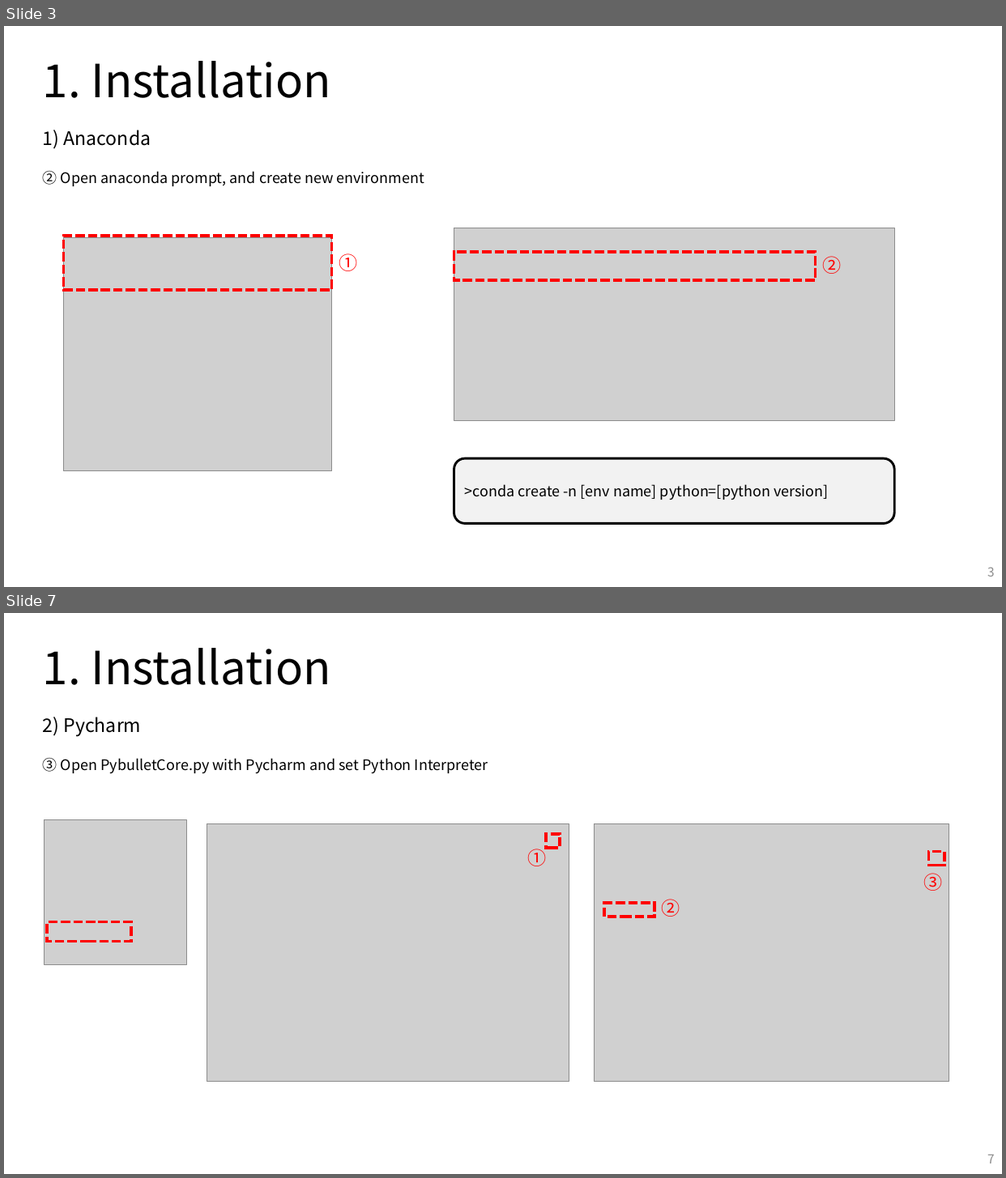
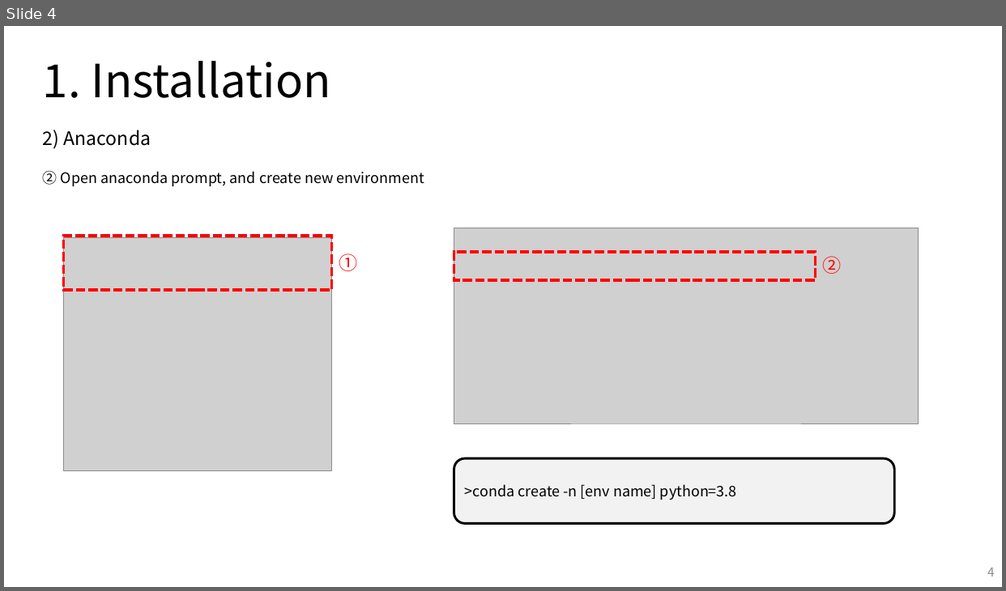
Before and after one commit to 0LYS0/mech439_pybullet, a slide deck: manual/Manual.pptx. Shown one above the other, each under a label of ours: slides 3 and 7 before the commit, slide 4 after it; the slides between them are not shown. The pictures are 1006x1178 and 1006x591 pixels, drawn with LibreOffice and Linux fonts; fonts in the diff are those of the drawing; grey boxes stand for pictures; background and template pictures are left out. Boxes give left, top, right and bottom in pixels: in the first picture for what was removed or moved away, otherwise in the second. Text is boxed around its words. In the diff, an @@ line names an element or a change of style, - is before the commit and + after.

```diff
--- a/manual/Manual.pptx
+++ b/manual/Manual.pptx
@@ slide 7 removed at box(4, 613, 1002, 1174), background #FFFFFF @@
@@ text removed at box(43, 648, 331, 685) @@
-1. Installation
@@ text removed at box(43, 717, 142, 736) @@
-2) Pycharm
@@ text removed at box(43, 758, 488, 773) @@
-③ Open PybulletCore.py with Pycharm and set Python Interpreter
@@ picture removed at box(44, 820, 187, 965) @@
@@ picture removed at box(206, 824, 569, 1082) @@
@@ picture removed at box(594, 824, 948, 1082) @@
@@ text removed at box(528, 846, 547, 867) @@
-①
@@ rectangle removed at box(546, 834, 560, 847) @@
@@ rectangle removed at box(928, 852, 944, 865) @@
@@ text removed at box(924, 873, 943, 891) @@
-③
@@ rectangle removed at box(604, 904, 654, 917) @@
@@ text removed at box(662, 899, 680, 917) @@
-②
@@ rectangle removed at box(48, 922, 131, 942) @@
@@ page number removed at box(987, 1155, 995, 1164) @@
-7
@@ what was slide 3 is now slide 4 @@
@@ slide 4 changed as well @@
@@ text at box(43, 130, 151, 149): text changed @@
-1) Anaconda
+2) Anaconda
@@ picture: place and size @@
-picture at box(454, 228, 894, 420)
+picture at box(454, 228, 918, 424)
@@ text in rounded rectangle at box(465, 484, 737, 500): text changed @@
->conda create -n [env name] python=[python version]
+>conda create -n [env name] python=3.8
@@ page number at box(987, 568, 995, 577): text changed @@
-3
+4
```
Also in this commit, not shown: 5 other slides changed, 4 slides added, 6 other slides removed, 24 other files.
